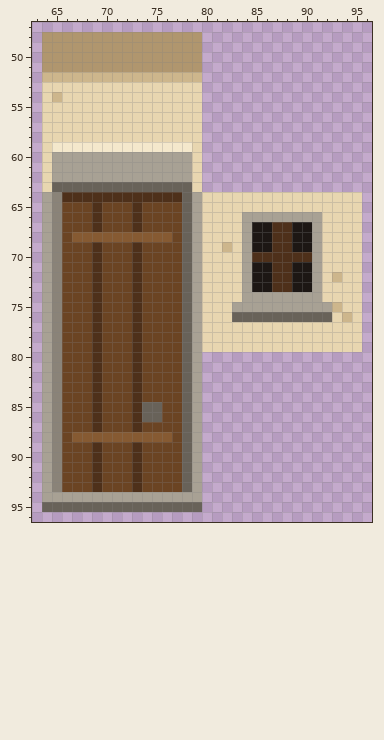
Two versions of one pixel-art file, Tools/Vulcanus/app/docs/building-kit/kit_roman_basic.aseprite. The first picture shows the starting point.
256x224 pixels, 1 frame. Colours within 5 levels of each other are drawn and written as one. Shown: x 63..96, y 47..96. The commit also changed other parts of the picture, which this record leaves out.
Now the later version:
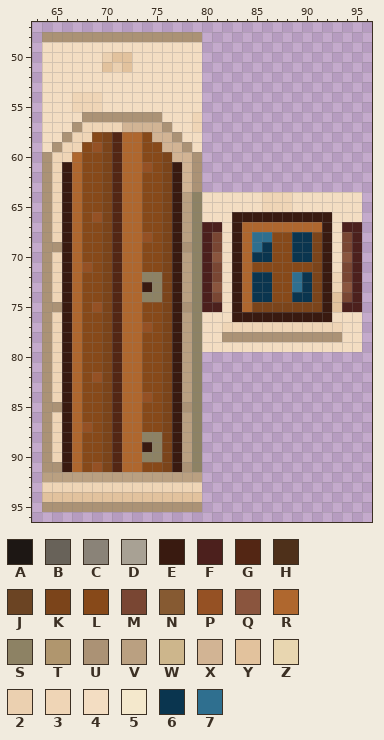
Palette (. is transparent): A #1d1714  B #686259  C #8a8378  D #a8a194  E #391a10  F #4c201d  G #532614  H #4e301a  J #6b4423  K #7b441a  L #874919  M #794633  N #865a32  P #955124  Q #8a553e  R #af672e  S #8d8264  T #b0966e  U #ab9275  V #baa081  W #cdb68c  X #d2b494  Y #e2c29d  Z #e8d6b0  2 #ebd0b0  3 #efd5b6  4 #f3ddc2  5 #f4e8cc  6 #0a354f  7 #2f6f8f
Edits made:
Changed rows in their new state; - is an unchanged pixel.
Layer "kit":
first column x 64:
48 UUUUUUUUUUUUUUUU----------------
49 4444444444444444----------------
50 4444442YY4444444----------------
51 444444Y2Y4444444----------------
52 4444444444444444----------------
53 4444444444444444----------------
54 4443334444444444----------------
55 4443334444444444----------------
56 4444UUUUUUUU4443----------------
57 444U3333XXXXU443----------------
58 44U33LKGRRLXXU44----------------
59 4U33LPKGRRLLXXU4----------------
60 U33RLLKGRRLLKXXU----------------
61 U3ERLLKGRRPLKEXU----------------
62 U3ERLLKGRRLLKEXU----------------
63 U3ERLLKGRRLLKEXU----------------
64 U3ERLLKGRRLLKEVS4444443334444444
65 U3ERLLKGRRLLKEVS4444443334444444
66 U3ERLPKGRRLLKEVS444EEEEEEEEEE444
67 U3ERLLKGRRLLKEVSFF4ERRRRRRRRE4FF
68 U3ERLLKGRRPLKEVSFM4ER77LL66KE4MF
69 UUERLLKGRRLLKEUSFM4ER76LL66KE4MF
70 U3ERLLKGRRLLKEVSFQ4ER66LL66KE4QF
71 U3ERPLKGRRLLKEVSFM4ERLLLLLLKE4MF
72 U3ERLLKGRRSSKEVSFM4ER66LL76KE3MF
73 U3ERLLKGRRESKEVSFQ4ER66LL76KE3QF
74 U3ERLLKGRRSSKEVSFM4ER66LL66KEYMF
75 UUERLPKGRRLLKEUSFF4ERKKKKKKKEYFF
76 U3ERLLKGRRLLKEVS444EEEEEEEEEE444
77 U3ERLLKGRRPLKEVS4433333333333344
78 U3ERLLKGRRLLKEVS44UUUUUUUUUUUU44
79 U3ERLLKGRRLLKEVS4444444444444444
80 U3ERLLKGRRLLKEVS----------------
81 U3ERLLKGRRLLKEVS----------------
82 U3ERLPKGRRLLKEVS----------------
83 U3ERLLKGRRLLKEVS----------------
84 U3ERLLKGRRPLKEVS----------------
85 UUERLLKGRRLLKEUS----------------
86 U3ERLLKGRRLLKEVS----------------
87 U3ERPLKGRRLLKEVS----------------
88 U3ERLLKGRRSSKEVS----------------
89 U3ERLLKGRRESKEVS----------------
90 U3ERLLKGRRSSKEVS----------------
91 UUERLPKGRRLLKEUS----------------
92 VVVVVVVVVVVVVVVV----------------
93 3333333333333333----------------
94 YYYYYYYYYYYYYYYY----------------
95 UUUUUUUUUUUUUUUU----------------
